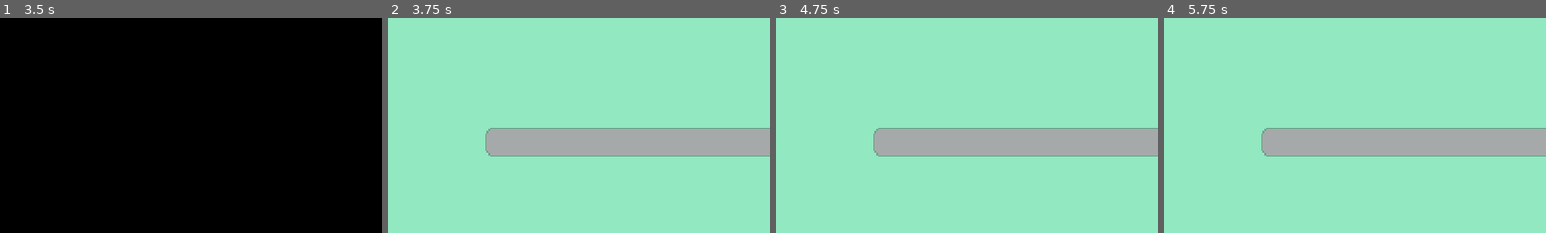
Above: before the commit, frames 1-4 (left to right).
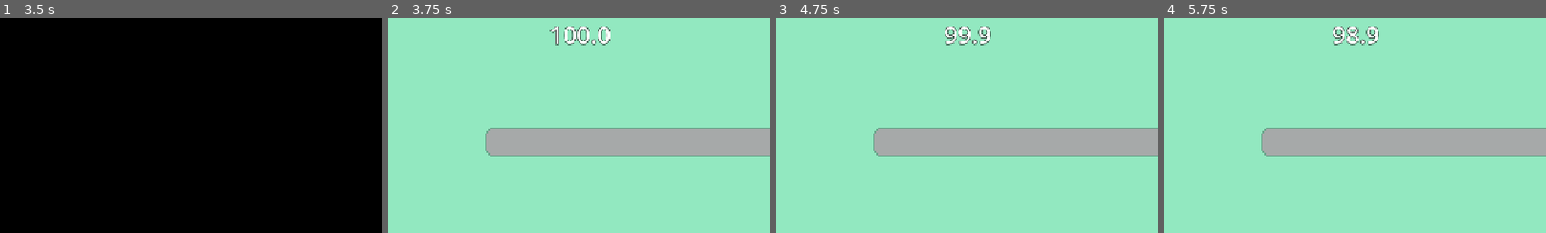
Above: after the commit, the same moments.

Repository: tylergreg95/godot-wild-jam-99
Game: Godot game, scene res://StartMenu/start_menu.tscn
The game is run twice, just before and just after one commit, with the same random seed, the same clock (stepped at 60 frames per second) and the same inputs.
Inputs (mouse positions are % of the whole screen's width and height, from its top left):
- Up to frame 1 (3.5 s): click "PLAY" at 0.5 s; move the mouse to (72, 45) at 1.27 s; press the mouse at (72, 45) at 1.28 s; hold D (rotate_right) 1.28-2.03 s; move the mouse to (30, 55) at 2.02 s; release the mouse at (30, 55) at 2.03 s; hold A (rotate_left) 2.03-2.78 s; click (30, 55) at 2.1 s; tap Enter at 2.75 s; move the mouse to (60, 28) at 2.77 s; press the mouse at (60, 28) at 2.78 s; hold D (rotate_right) from 2.78 s (still down)
- Up to frame 2 (3.75 s): keep holding D (rotate_right); tap Space at 3.5 s; move the mouse to (45, 70) at 3.52 s; release the mouse at (45, 70) at 3.53 s; click (45, 70) at 3.6 s
- Up to frame 3 (4.75 s): tap Enter at 4.25 s; move the mouse to (20, 71) at 4.27 s; release D (rotate_right) at 4.28 s; press the mouse at (20, 71) at 4.28 s; hold A (rotate_left) from 4.28 s (still down)
- Up to frame 4 (5.75 s): keep holding A (rotate_left); tap Space at 5 s; move the mouse to (20, 35) at 5.02 s; release the mouse at (20, 35) at 5.03 s; click (20, 35) at 5.1 s
The pictures show only the part of the screen within x 25-75%, y 0-50%; the shares and areas given below are measured in that part.

Frame 1 is identical in both runs. In frame 2, 0.7% of the frame differs, in the area x 42-59%, y 4-13%; in frame 3, 0.6%; in frame 4, 0.7%.

Commit message:
level timer

Diff:
--- a/Level/level.gd
+++ b/Level/level.gd
@@ -5,12 +5,23 @@
 @onready var screen_transition: ColorRect = $CanvasLayer/ScreenTransition
 @onready var score_text: Label = $CanvasLayer/ScoreText
 @onready var tower_manager: TowerManager = $TowerManager
+@onready var game_timer: Timer = $GameTimer
+@onready var time_text: Label = $CanvasLayer/TimeText
 
 var current_score: float = 0
 
 func _ready() -> void:
 	var screen_transition_tween: Tween = get_tree().create_tween()
 	screen_transition_tween.tween_property(screen_transition, "color", Color(0,0,0,0), 1)
+	screen_transition_tween.tween_callback(start_level_timer)
+
+
+func _process(delta: float) -> void:
+	if(not game_timer.is_stopped()):
+		time_text.text = "%.1f" % game_timer.time_left
+
+func start_level_timer() -> void:
+	game_timer.start()
 
 func _on_tower_manager_goal_completed() -> void:
 	var camera_tween: Tween = get_tree().create_tween()
--- a/Level/level.tscn
+++ b/Level/level.tscn
@@ -9,6 +9,11 @@
 
 [sub_resource type="LabelSettings" id="LabelSettings_pakj4"]
 font_size = 32
+outline_size = 4
+outline_color = Color(0, 0, 0, 1)
+
+[sub_resource type="LabelSettings" id="LabelSettings_sxlej"]
+font_size = 36
 outline_size = 4
 outline_color = Color(0, 0, 0, 1)
 
@@ -45,8 +50,18 @@
 text = "0"
 label_settings = SubResource("LabelSettings_pakj4")
 
-[node name="GameTimer" type="Timer" parent="CanvasLayer" unique_id=1227465894]
-wait_time = 100.0
+[node name="TimeText" type="Label" parent="CanvasLayer" unique_id=41511538]
+anchors_preset = 5
+anchor_left = 0.5
+anchor_right = 0.5
+offset_left = -46.0
+offset_right = 46.0
+offset_bottom = 50.0
+grow_horizontal = 2
+text = "100.0"
+label_settings = SubResource("LabelSettings_sxlej")
+horizontal_alignment = 1
+vertical_alignment = 1
 
 [node name="Sprite2D" type="Sprite2D" parent="." unique_id=1706847154]
 position = Vector2(0, -3703.915)
@@ -87,6 +102,10 @@
 wait_time = 0.5
 autostart = true
 
+[node name="GameTimer" type="Timer" parent="." unique_id=1227465894]
+wait_time = 100.0
+one_shot = true
+
 [connection signal="body_entered" from="DeathArea" to="DeathArea" method="_on_body_entered"]
 [connection signal="goal_completed" from="TowerManager" to="." method="_on_tower_manager_goal_completed"]
 [connection signal="timeout" from="FetchScoreTimer" to="." method="_on_fetch_score_timer_timeout"]
